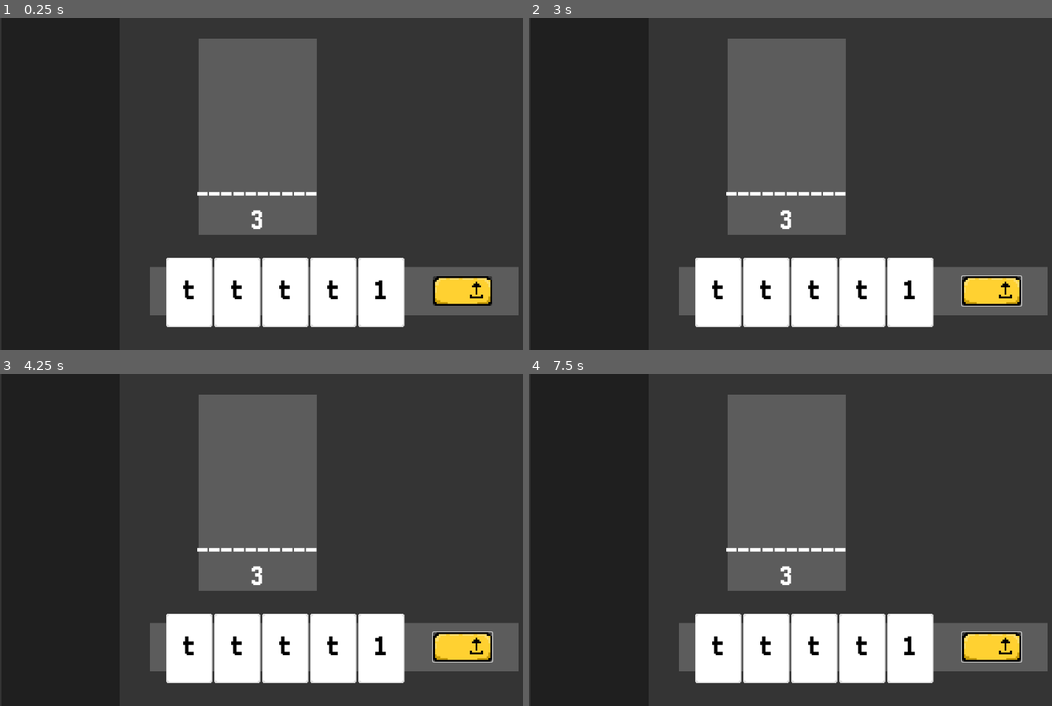
Above: before the commit, frames 1-4 (two rows, left to right).
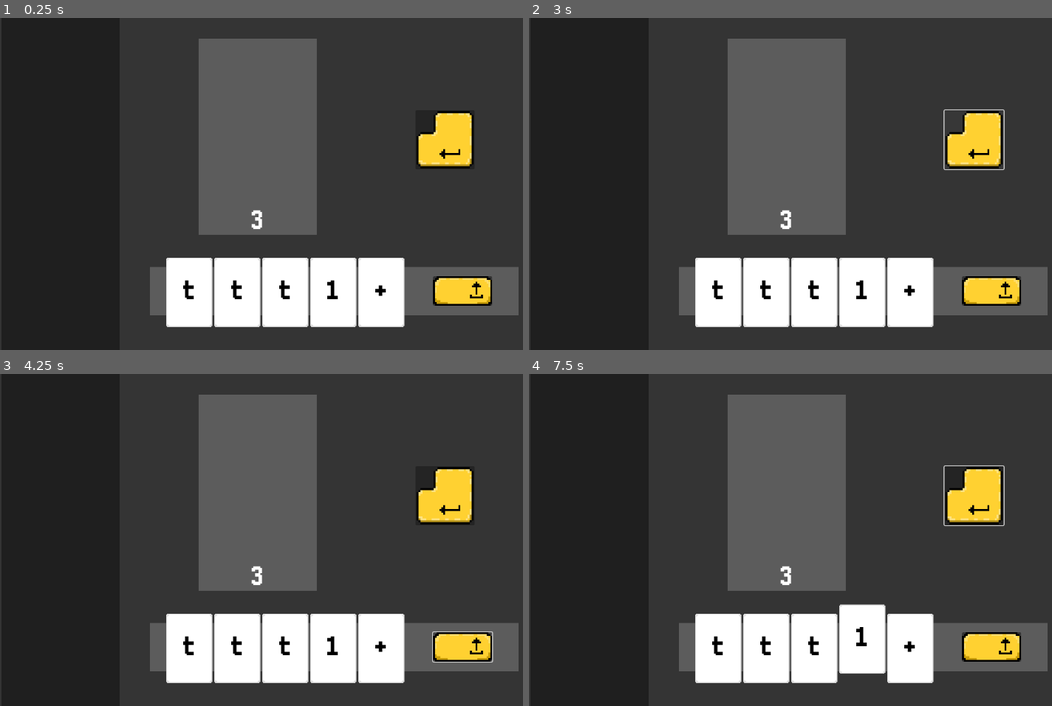
Above: after the commit, the same moments.

Repository: hd2802/stack-demon
Game: Godot game, scene res://_Scenes/level.tscn
Two runs of this game, one before a commit and one after it. Both use one fixed random seed, a clock stepped at 60 frames per second and the inputs below.
Inputs (mouse positions are in pixels of both pictures, inside the frame that each line leads up to):
- Up to frame 1 (0.25 s): no input
- Up to frame 2 (3 s): click (973, 140) at 0.52 s; click (989, 290) at 1.25 s; click (989, 290) at 2 s; click (973, 140) at 2.77 s
- Up to frame 3 (4.25 s): click (460, 646) at 3.5 s
- Up to frame 4 (7.5 s): click (973, 496) at 4.27 s; tap Enter at 5, 6.5 s; move the mouse to (717, 649) at 5.02 s; click (717, 649) at 5.17 s; tap Space at 5.75, 7.25 s; move the mouse to (764, 649) at 5.77 s; click (764, 649) at 5.92 s; move the mouse to (816, 649) at 6.52 s; click (816, 649) at 6.67 s; move the mouse to (863, 649) at 7.27 s; click (863, 649) at 7.42 s

The runs differ from the first frame. In frame 1, 2.0% of the frame differs, in the area x 37-91%, y 28-85%; in frame 2, 2.2%; in frame 3, 2.0%; in frame 4, 2.8%, in the area x 37-95%, y 27-94%.

Commit message:
feat: add calculator basic

Diff:
--- a/_Scenes/level.tscn
+++ b/_Scenes/level.tscn
@@ -6,6 +6,7 @@
 [ext_resource type="Texture2D" uid="uid://cvyyq7gn65onv" path="res://Sprites/upload_button.png" id="3_tu5d2"]
 [ext_resource type="Theme" uid="uid://de0d88t3bbp3w" path="res://Themes/stack.tres" id="4_3r1yx"]
 [ext_resource type="Script" path="res://_Scripts/Stack/stack.gd" id="4_vvucj"]
+[ext_resource type="Texture2D" uid="uid://brkxbrggtrgk1" path="res://Sprites/enter_button.png" id="7_nmu1w"]
 
 [node name="Level" type="Node2D"]
 script = ExtResource("1_n2aon")
@@ -54,9 +55,6 @@
 [node name="Card3" parent="PlayerHand" instance=ExtResource("1_5pjcu")]
 layout_mode = 2
 
-[node name="Card4" parent="PlayerHand" instance=ExtResource("1_5pjcu")]
-layout_mode = 2
-
 [node name="PlayCardButton" type="Button" parent="."]
 offset_left = 938.0
 offset_top = 560.0
@@ -86,4 +84,16 @@
 script = ExtResource("4_vvucj")
 metadata/_edit_use_anchors_ = true
 
+[node name="StackCalculationButton" type="Button" parent="."]
+offset_left = 900.0
+offset_top = 200.0
+offset_right = 1028.0
+offset_bottom = 328.0
+
+[node name="Sprite2D" type="Sprite2D" parent="StackCalculationButton"]
+position = Vector2(64, 64)
+scale = Vector2(0.25, 0.25)
+texture = ExtResource("7_nmu1w")
+
 [connection signal="pressed" from="PlayCardButton" to="PlayerHand" method="_on_play_card_button_pressed"]
+[connection signal="pressed" from="StackCalculationButton" to="Stack" method="_on_stack_calculation_button_pressed"]
--- a/_Scripts/PlayerHand/player_hand.gd
+++ b/_Scripts/PlayerHand/player_hand.gd
@@ -8,10 +8,16 @@
 signal card_played(card: Card)
 
 func _ready():
+	# Placeholder code for loading a card
 	var card : Card = load("res://_Scenes/card.tscn").instantiate()
 	card.createCard("one")
 	card.clicked.connect(_on_card_clicked)
 	self.add_child(card)
+
+	var card_2 : Card = load("res://_Scenes/card.tscn").instantiate()
+	card_2.createCard("add")
+	card_2.clicked.connect(_on_card_clicked)
+	self.add_child(card_2)
 
 func _on_card_clicked(card: Card):
 	if selected_card :
--- a/_Scripts/Stack/stack.gd
+++ b/_Scripts/Stack/stack.gd
@@ -2,6 +2,10 @@
 class_name Stack
 
 var stack : Array[String]
+
+var stack_top : String = ""
+var stack_second : String = ""
+var stack_third : String = ""
 
 func _ready():
 	var player_hand = get_parent().get_node("PlayerHand")
@@ -17,11 +21,15 @@
 	self.add_child(label)
 	self.move_child(label, 0)
 
-	var sep_label : Label = Label.new()
-	sep_label.text = "----------"
-	sep_label.set_horizontal_alignment(HORIZONTAL_ALIGNMENT_CENTER)
-	self.add_child(sep_label)
-	self.move_child(sep_label, 0)
+	stack_third = stack_second
+	stack_second = stack_top
+	stack_top = value_to_push
+
+	#var sep_label : Label = Label.new()
+	#sep_label.text = "----------"
+	#sep_label.set_horizontal_alignment(HORIZONTAL_ALIGNMENT_CENTER)
+	#self.add_child(sep_label)
+	#self.move_child(sep_label, 0)
 
 func initialise_stack(array : Array[String]):
 	for a in array:
@@ -31,3 +39,38 @@
 	push(card.card_data.text)
 
 #----------------------------------------------------------------
+
+func is_operation(v : String) -> bool:
+	if int(v) == 0 and v != "0":
+		return true
+	else:
+		return false
+
+func calculator(operation : String, operand_1 : String, operand_2 : String) -> int:
+	match operation:
+		"+":
+			return int(operand_1) + int(operand_2)
+		"-":
+			return int(operand_1) - int(operand_2)
+		"/":
+			return int(operand_1) / int(operand_2)
+		"*":
+			return int(operand_1) / int(operand_2)
+
+	return 0
+
+
+func _on_stack_calculation_button_pressed() -> void:
+	if is_operation(stack_top) and !is_operation(stack_third) and !is_operation(stack_second):
+		var result = calculator(stack_top, stack_third, stack_second)
+
+		self.remove_child(self.get_children()[len(stack) - 1])
+		self.remove_child(self.get_children()[len(stack) - 2])
+		self.remove_child(self.get_children()[len(stack) - 3])
+		stack.pop_back()
+		stack.pop_back()
+		stack.pop_back()
+
+		self.push(str(result))
+	else:
+		pass
Binary file added: Sprites/enter_button.png
Not shown, added: Sprites/enter_button.png.import
Not shown: 1 places in _Scenes/level.tscn that only renumber resources
